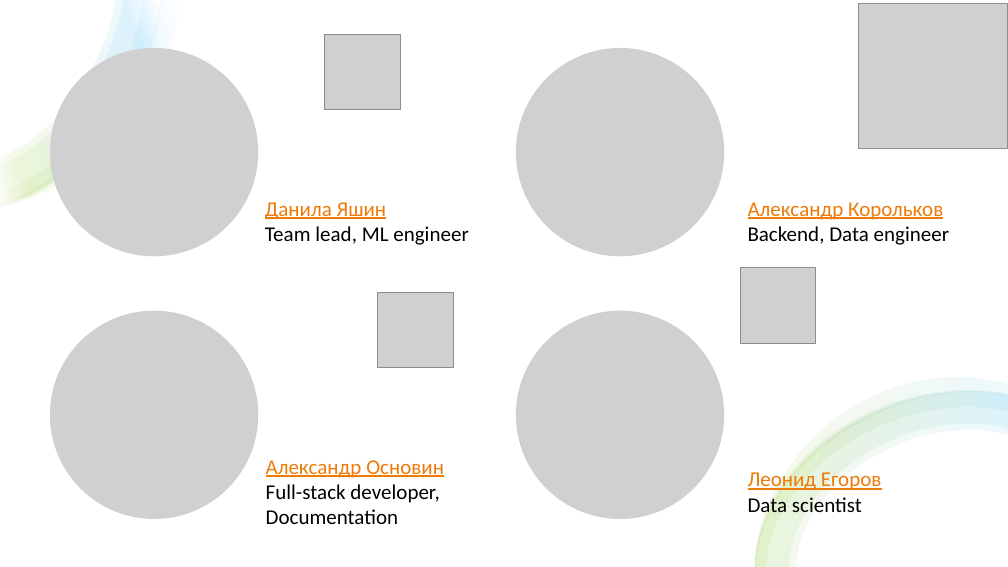
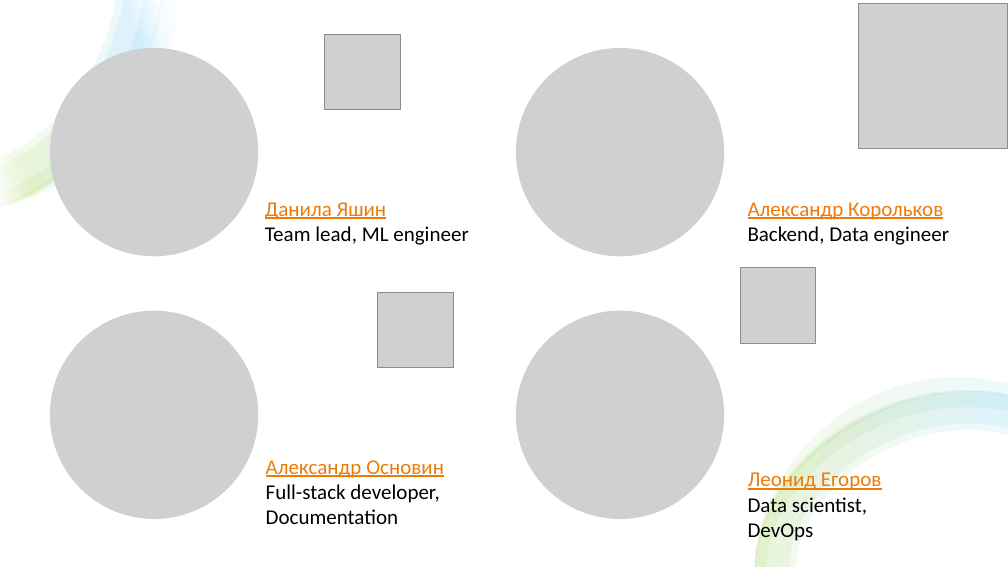
Before and after one commit to zibestr/Feedback-Analytics, a slide deck: slide 2 of presentation/protection.pptx. Drawn at 1008x567 pixels with LibreOffice and Linux fonts; fonts in the diff are those of the drawing; grey boxes stand for pictures. Boxes give left, top, right and bottom in pixels: in the first picture for what was removed or moved away, otherwise in the second. Text is boxed around its words. In the diff, an @@ line names an element or a change of style, - is before the commit and + after.

```diff
--- a/presentation/protection.pptx
+++ b/presentation/protection.pptx
@@ text at box(748, 494, 867, 541): text changed @@
-Data scientist
+Data scientist,
+DevOps
```
Also in this commit, not shown: 1 other slide changed.
